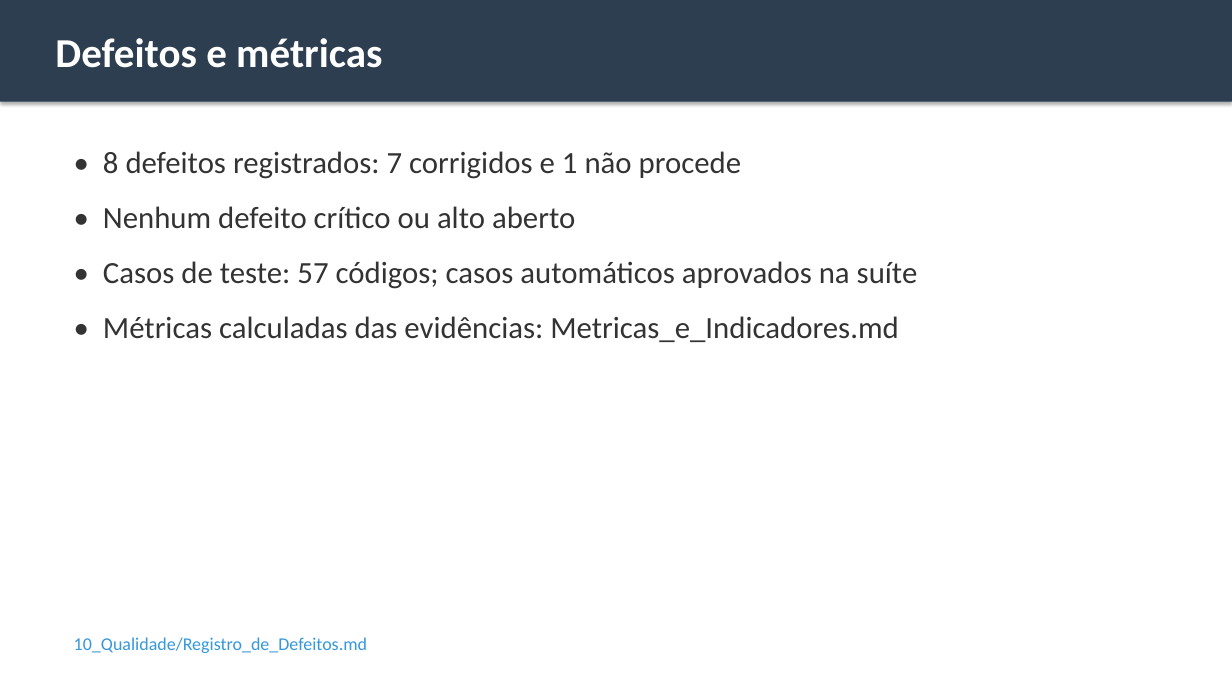
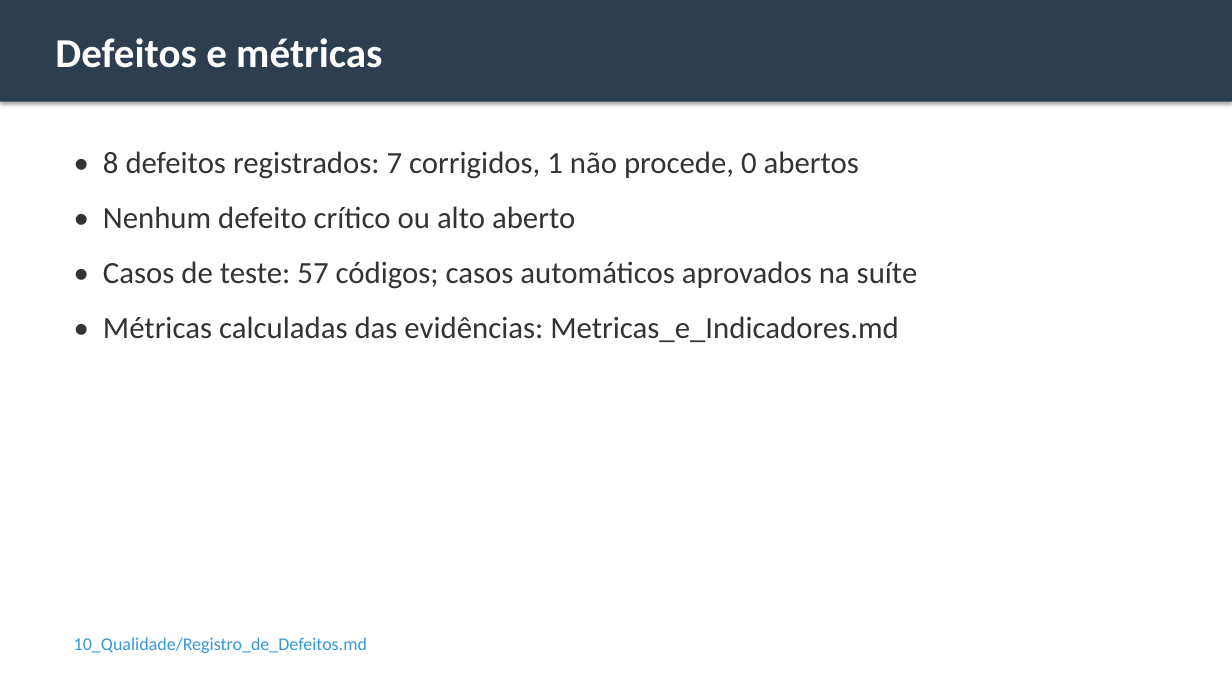
Before and after one commit to jvfraga01/Projeto_FolhaPagamento, a slide deck: slide 7 of 11_Apresentacao/Apresentacao.pptx. Drawn at 1232x693 pixels with LibreOffice and Linux fonts; fonts in the diff are those of the drawing. Boxes give left, top, right and bottom in pixels: in the first picture for what was removed or moved away, otherwise in the second. Text is boxed around its words. In the diff, an @@ line names an element or a change of style, - is before the commit and + after.

```diff
--- a/11_Apresentacao/Apresentacao.pptx
+++ b/11_Apresentacao/Apresentacao.pptx
@@ text at (x1=103, y1=151, x2=859, y2=179): text changed @@
-• 8 defeitos registrados: 7 corrigidos e 1 não procede
+• 8 defeitos registrados: 7 corrigidos, 1 não procede, 0 abertos
```
Also in this commit, not shown: 2 other slides changed.
